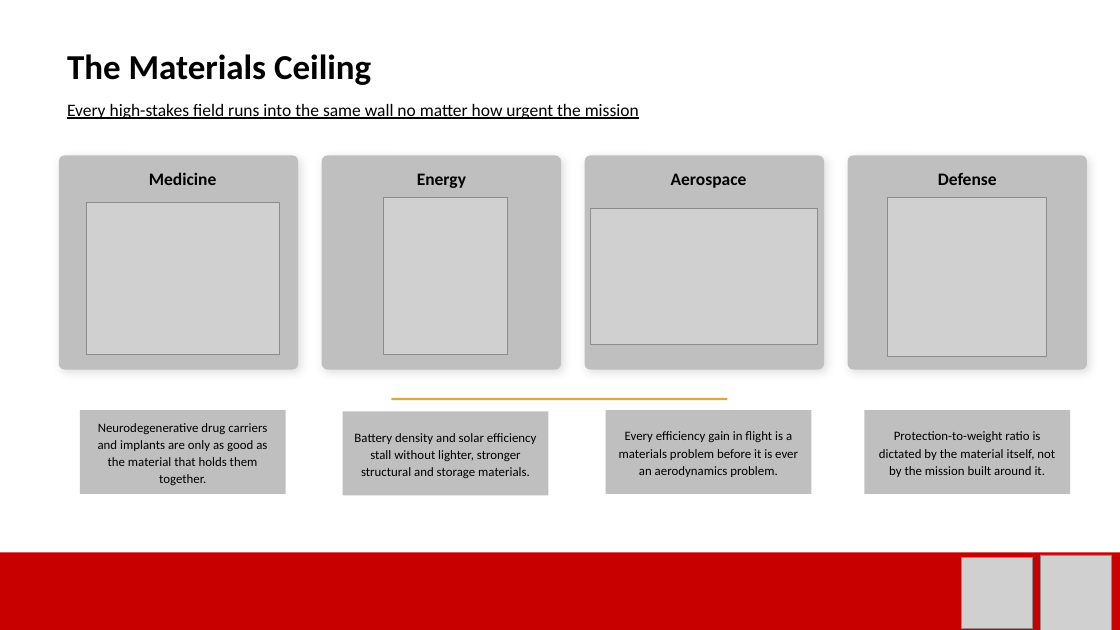
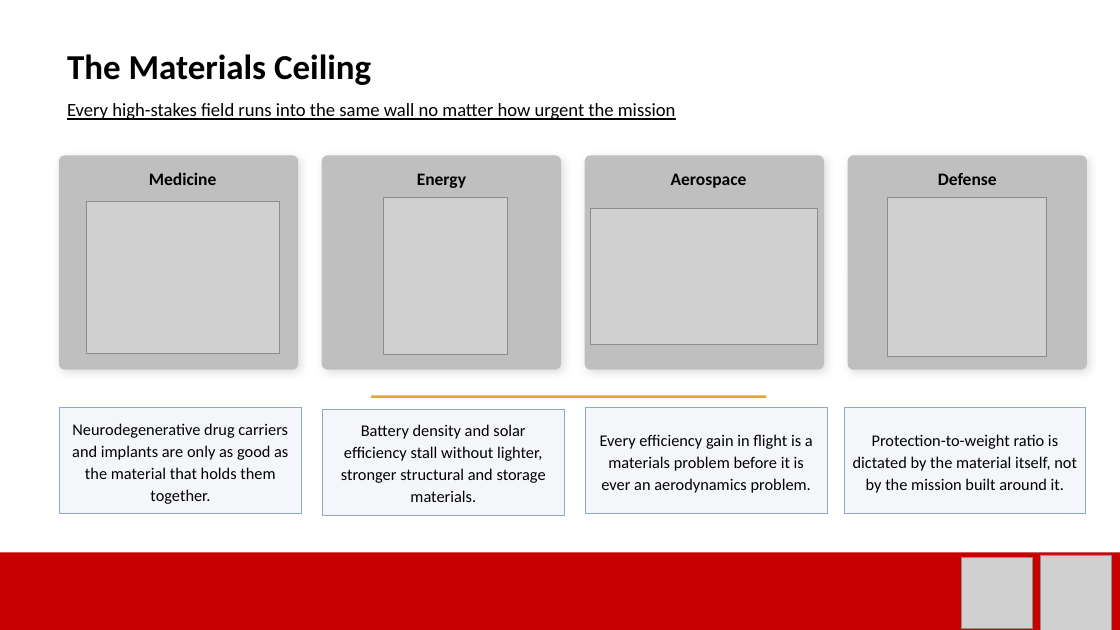
Before and after one commit to aadams2006/NSF-REU-Summer-26, a slide deck: slide 3 of docs/reference_materials/powerpoints/alex adams pres - Copy.pptx. Drawn at 1120x630 pixels with LibreOffice and Linux fonts; fonts in the diff are those of the drawing; grey boxes stand for pictures; background and template pictures are left out. Boxes give left, top, right and bottom in pixels: in the first picture for what was removed or moved away, otherwise in the second. Text is boxed around its words. In the diff, an @@ line names an element or a change of style, - is before the commit and + after.

```diff
--- a/docs/reference_materials/powerpoints/alex adams pres - Copy.pptx
+++ b/docs/reference_materials/powerpoints/alex adams pres - Copy.pptx
@@ text "Every high-stakes field runs into ..." at (x1=67, y1=103, x2=676, y2=120): size 15 to 16 pt @@
@@ rectangle "Neurodegenerative drug carriers and implants ..." resized from (x1=80, y1=410, x2=286, y2=494) to (x1=60, y1=408, x2=302, y2=513) @@
@@ rectangle "Battery density and solar efficiency ..." resized from (x1=343, y1=412, x2=549, y2=496) to (x1=323, y1=409, x2=565, y2=515) @@
@@ line moved from (392, 399) - (728, 399) to (371, 397) - (766, 397) @@
@@ size 11 to 14 pt; fill #BFBFBF to #F4F6F9; outline none to #8DA9C4 0.75 pt in 4 elements at (x1=323, y1=409, x2=565, y2=515), (x1=844, y1=408, x2=1086, y2=513), (x1=60, y1=408, x2=302, y2=513), (x1=586, y1=408, x2=828, y2=513) @@
@@ rectangle "Every efficiency gain in flight ..." resized from (x1=606, y1=410, x2=812, y2=494) to (x1=586, y1=408, x2=828, y2=513) @@
@@ rectangle "Protection-to-weight ratio is dictated by ..." resized from (x1=865, y1=410, x2=1070, y2=494) to (x1=844, y1=408, x2=1086, y2=513) @@
```
Also in this commit, not shown: 6 other slides changed, 1 slide added, 2 slides removed.
